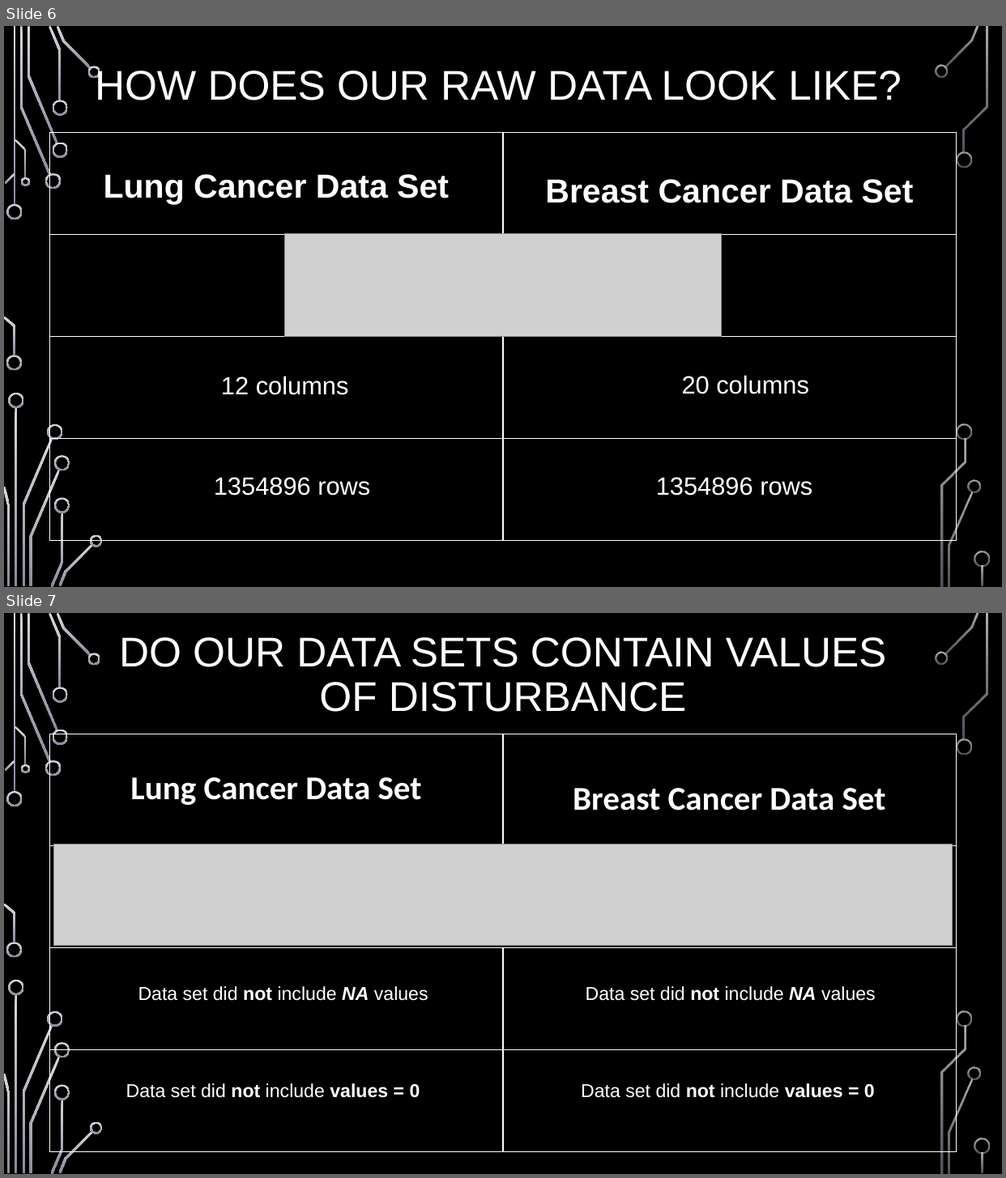
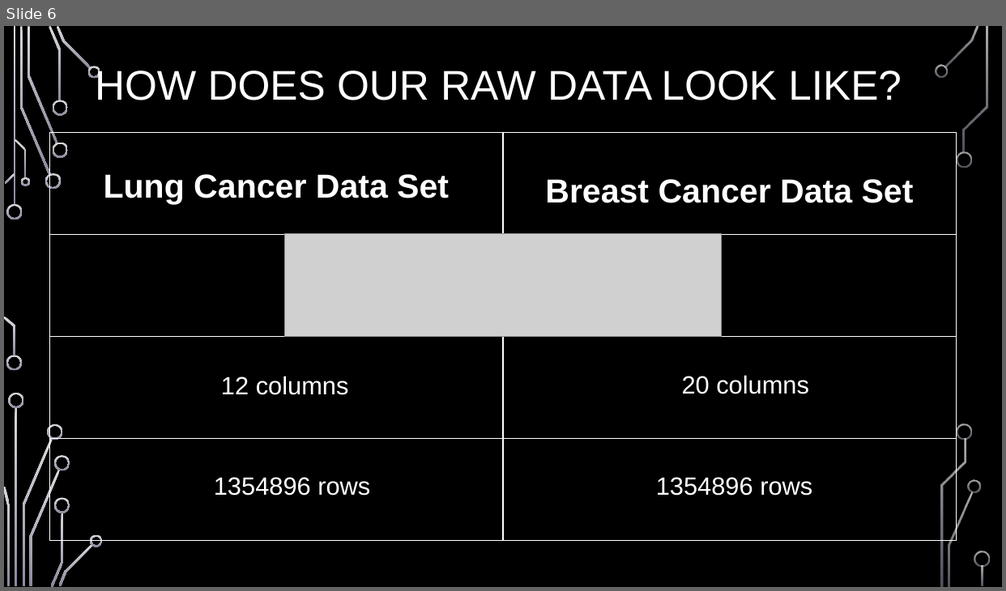
Before and after one commit to datascience-mobi/2021-topic-02-team-02, a slide deck: DataAnalysis Project Proposal.pptx. Shown one above the other, each under a label of ours: slides 6 and 7 before the commit, slide 6 after it. The pictures are 1006x1178 and 1006x591 pixels, drawn with LibreOffice and Linux fonts; fonts in the diff are those of the drawing; grey boxes stand for pictures; background and template pictures are left out. Boxes give left, top, right and bottom in pixels: in the first picture for what was removed or moved away, otherwise in the second. Text is boxed around its words. In the diff, an @@ line names an element or a change of style, - is before the commit and + after.

```diff
--- a/DataAnalysis Project Proposal.pptx
+++ b/DataAnalysis Project Proposal.pptx
@@ slide 7 removed at (4, 613, 1002, 1174), background picture (left out); not listed: 36 template elements that a slide beside it also shows @@
@@ title removed at (119, 637, 886, 712) @@
-DO OUR DATA SETS CONTAIN VALUES OF DISTURBANCE
@@ table removed at (49, 735, 957, 1151), 4 rows, 2 columns @@
-Lung Cancer Data Set | Breast Cancer Data Set
- | 
- | 
- | 
@@ picture removed at (53, 845, 953, 946) @@
@@ text removed at (138, 986, 428, 1001) @@
-Data set did not include NA values
@@ text removed at (586, 986, 876, 1001) @@
-Data set did not include NA values
@@ text removed at (126, 1084, 420, 1098) @@
-Data set did not include values = 0
@@ text removed at (581, 1084, 875, 1098) @@
-Data set did not include values = 0
```
Also in this commit, not shown: 1 slide added.
